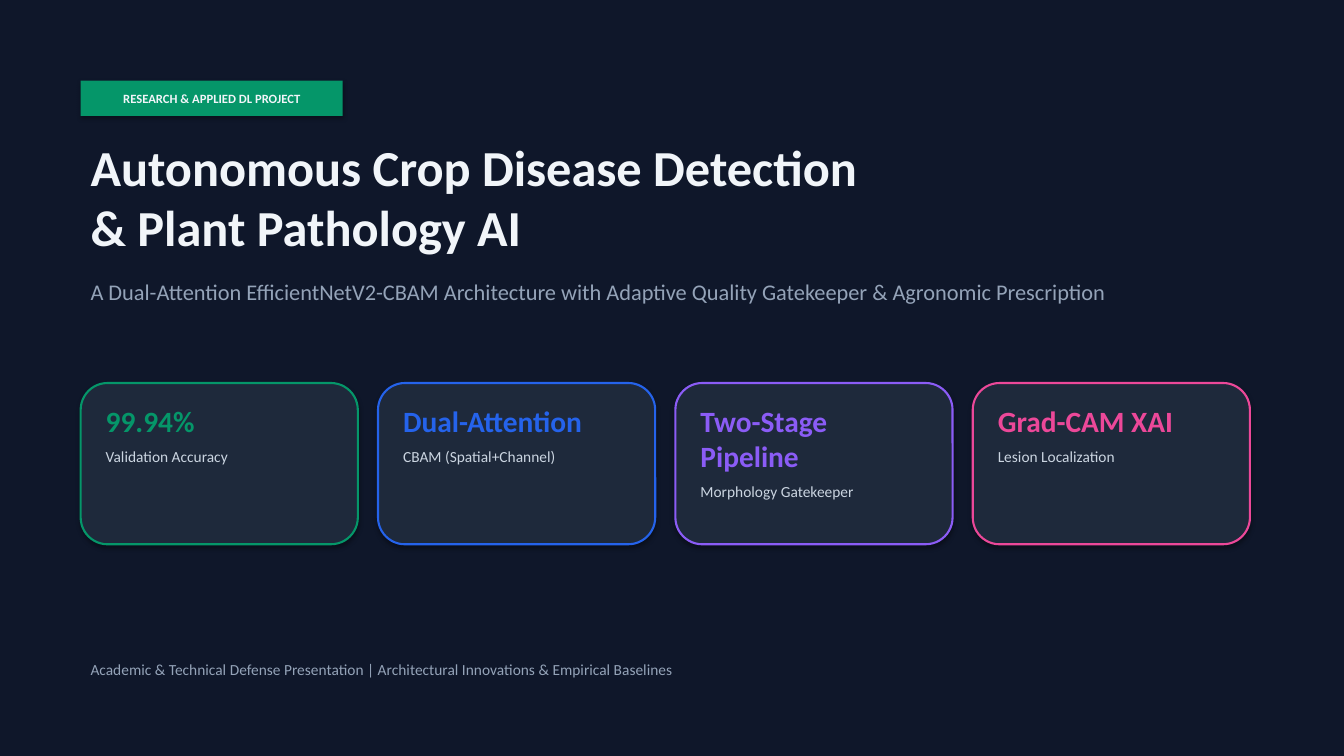
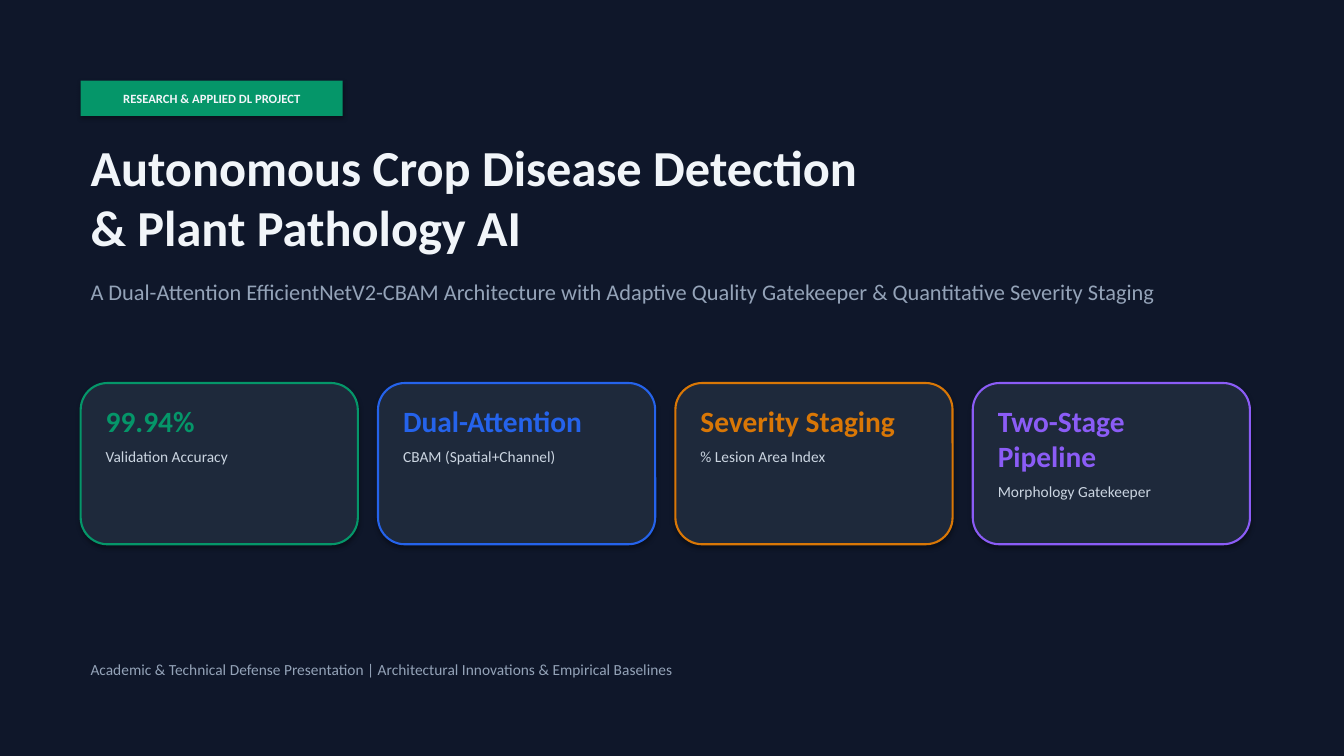
Before and after one commit to mokshit007/DL-crop-disease-detections, a slide deck: slide 1 of CropSense_AI_Official_Presentation.pptx. Drawn at 1344x756 pixels with LibreOffice and Linux fonts; fonts in the diff are those of the drawing. Boxes give left, top, right and bottom in pixels: in the first picture for what was removed or moved away, otherwise in the second. Text is boxed around its words. In the diff, an @@ line names an element or a change of style, - is before the commit and + after.

Commit message:
Add Quantitative Disease Severity Staging engine, LaTeX equation renderings in presentation, and updated UI/reports

```diff
--- a/CropSense_AI_Official_Presentation.pptx
+++ b/CropSense_AI_Official_Presentation.pptx
@@ text at (91,284,1154,304): text changed @@
-A Dual-Attention EfficientNetV2-CBAM Architecture with Adaptive Quality Gatekeeper & Agronomic Prescription
+A Dual-Attention EfficientNetV2-CBAM Architecture with Adaptive Quality Gatekeeper & Quantitative Severity Staging
@@ rounded rectangle at (676,383,953,544): outline #8B5CF6 1.5 pt to #D97706 1.5 pt @@
@@ rounded rectangle at (973,383,1250,544): outline #EC4899 1.5 pt to #8B5CF6 1.5 pt @@
@@ text at (700,411,895,462): text changed @@
-Two-Stage Pipeline
-Morphology Gatekeeper
+Severity Staging
+% Lesion Area Index
@@ text at (998,412,1151,500): text changed @@
-Grad-CAM XAI
-Lesion Localization
+Two-Stage Pipeline
+Morphology Gatekeeper
```
Also in this commit, not shown: 6 other slides changed, 1 slide added, 11 other files.
